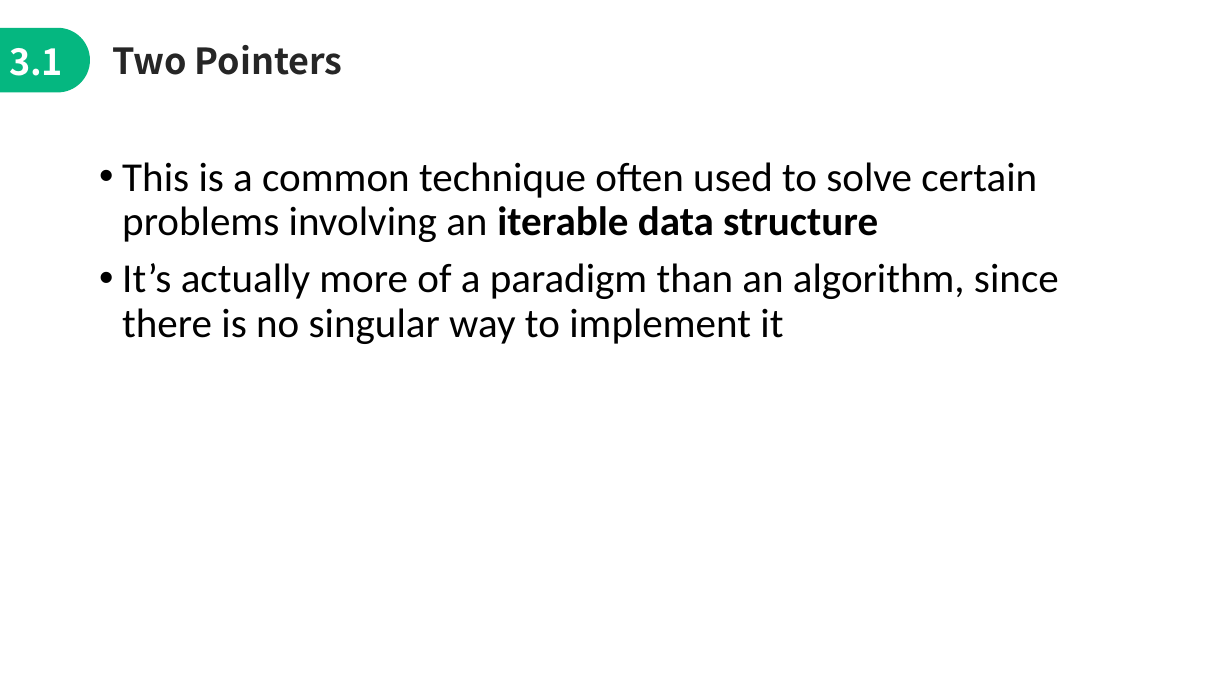
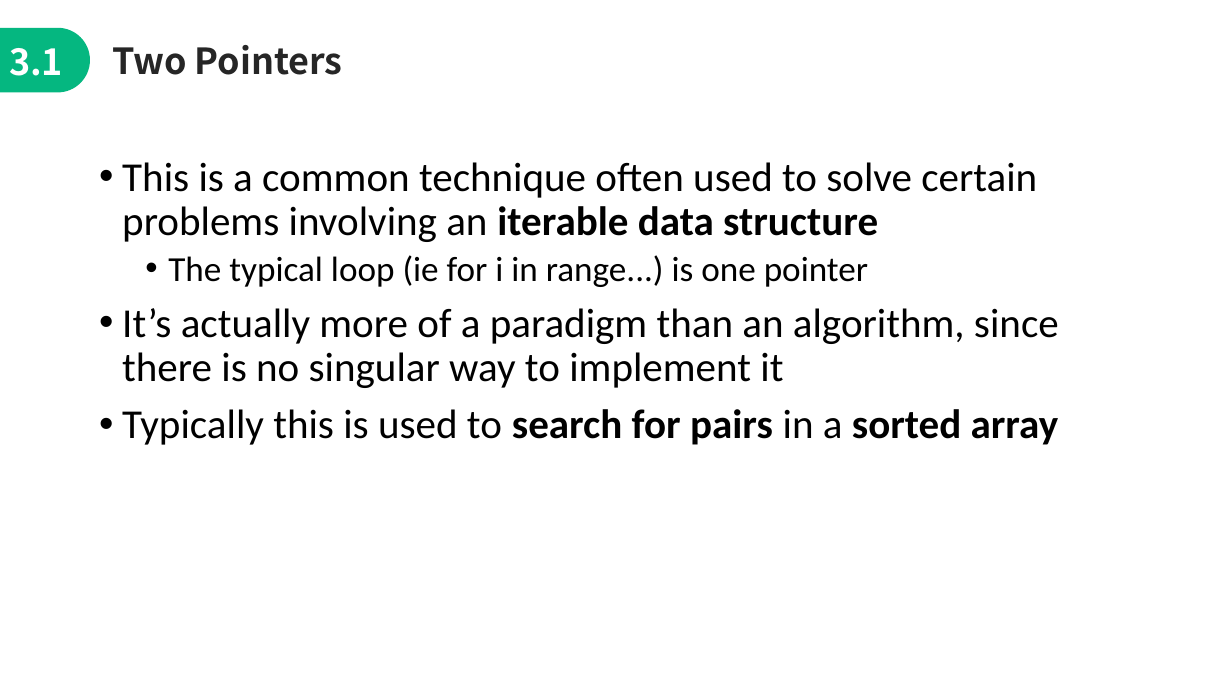
Before and after one commit to jimmyyih518/DSA2022Fall, a slide deck: slide 15 of week6/week6_slides.pptx. Drawn at 1232x693 pixels with LibreOffice and Linux fonts; fonts in the diff are those of the drawing. Boxes give left, top, right and bottom in pixels: in the first picture for what was removed or moved away, otherwise in the second. Text is boxed around its words. In the diff, an @@ line names an element or a change of style, - is before the commit and + after.

```diff
--- a/week6/week6_slides.pptx
+++ b/week6/week6_slides.pptx
@@ text at (168,255,868,287): paragraph added @@
+  • The typical loop (ie for i in range...) is one pointer
@@ text at (122,409,1059,445): paragraph added @@
+• Typically this is used to search for pairs in a sorted array
```
Also in this commit, not shown: 11 other slides changed, 9 other files.
